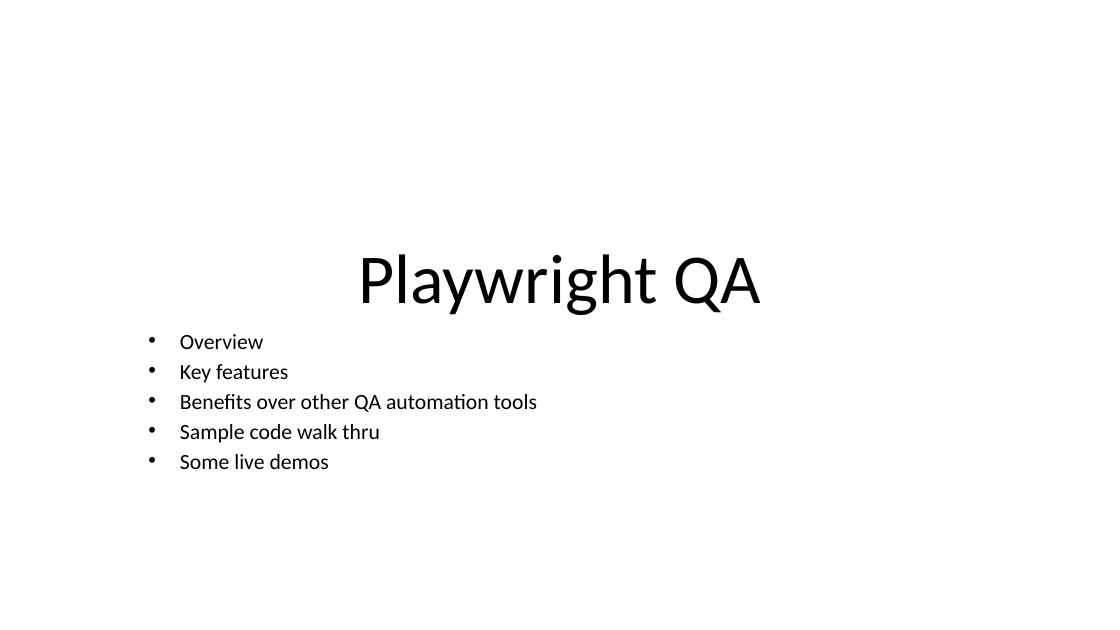
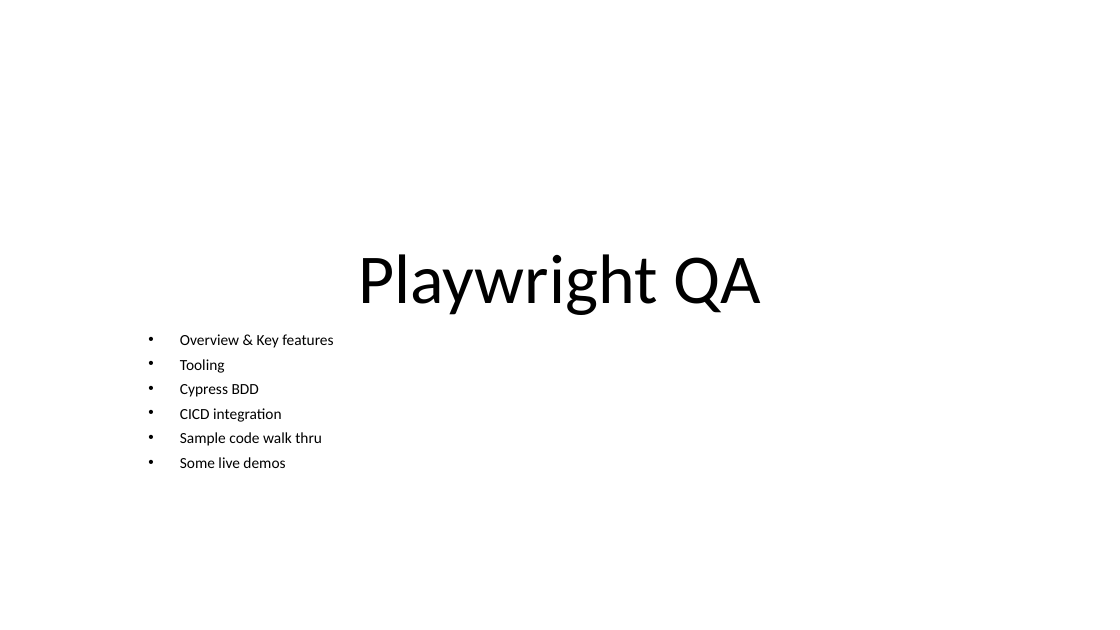
Before and after one commit to umesh-prabhu/demo1, a slide deck: slide 1 of playwr-ppt.pptx. Drawn at 1120x630 pixels with LibreOffice and Linux fonts; fonts in the diff are those of the drawing. Boxes give left, top, right and bottom in pixels: in the first picture for what was removed or moved away, otherwise in the second. Text is boxed around its words. In the diff, an @@ line names an element or a change of style, - is before the commit and + after.

```diff
--- a/playwr-ppt.pptx
+++ b/playwr-ppt.pptx
@@ subtitle at box(180, 334, 333, 422): text changed; size 18.6 to 13.2 pt @@
-• Overview
-• Key features
-• Benefits over other QA automation tools
+• Overview & Key features
+• Tooling
+• Cypress BDD
+• CICD integration
@@ subtitle at box(180, 432, 322, 468): size 18.6 to 13.2 pt in "Sample code walk thru", "Some live demos" @@
```
Also in this commit, not shown: 5 slides added, 1 other file.
